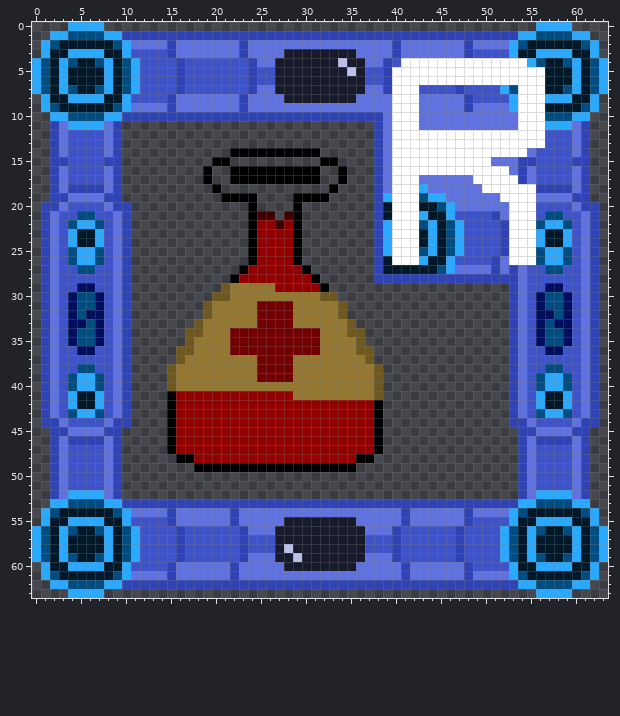
Pixel-art sprite, stored at Assets/Art/UI/HealthPot.png. Above: the version before the commit.
The file is 64x64 pixels.
Once edited:
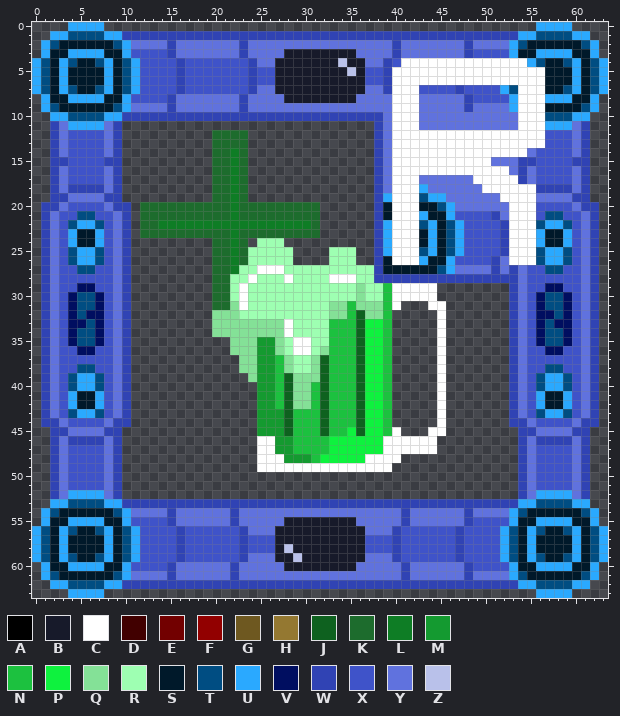
Palette (. is transparent): A #000000  B #171a2a  C #ffffff  D #410000  E #720000  F #920000  G #6e5820  H #947831  J #0e611f  K #1d6c2d  L #0e7d25  M #149a30  N #1cc13f  P #0ef23e  Q #84e197  R #9effb2  S #00192a  T #004d82  U #2aa9ff  V #000e60  W #3043b4  X #3f53c9  Y #6072de  Z #b9c1ea
What changed:
Changed rows in their new state; - is an unchanged pixel.
first column x 12:
12 --------KKKK----------------------
13 --------KKKK----------------------
14 --------KKLK........--------------
15 --------KKLK--------..------------
16 -------.KKLK........--.-----------
17 -------.KKLK........--.-----------
18 --------KKLK---------.------------
19 --------KKLK.----....-------------
20 KKKKKKKKKKLKKKKKKKKK--------------
21 KKKKKKKKKKLKKKKKKKKK--------------
22 KKLLLLLLLLLLLLLLLLLK--------------
23 KKKKKKKKKKLKKKKKKKKK--------------
24 --------KKLK.RRR..----------------
25 --------KKLKRRRRR.---RRR----------
26 --------KKLKRRRRR.---RRR----------
27 --------KKLRRCCCRRRRRRRRRR--------
28 --------KKRRCRRRCRRRRCCCRR--------
29 --------KKRCRRRRRRRRRRRRQRRNCCCCC-
30 --------KKRCRRRRRRRRRRRRQRRNCCCCC-
31 -------.KKQCRRRRRRRRRQQNQQQNC---CC
32 -------.QQQRRRRRRRRRRQQNJQQN-----C
33 ------..QQQQQQQQCRRRRNNNJPPN-----C
34 -----...QQQQQQQQCRRRRNNNJPPN-----C
35 -----.....QQQMMQRCCRRNNNJPPN-----C
36 ----......QQQMMQRCCRQNNNJPPN-----C
37 ----.......QQMMNQRRQJNNNJPPN-----C
38 ---........QQMMNQRRQJNNNJPPN-----C
39 ---.........QMMNJQQQJNNNJPPN-----C
40 ---..........MMNJQQNJNNNJPPN-----C
41 ---..........MMNJQQNJNNNJPPN-----C
42 ---..........MMNJQQNJNNNJPPN-----C
43 ---..........MMMJNNNJNNNJPPN-----C
44 ---..........MMMJNNNJNNNJPPN-----C
45 ---..........MMMJNNNJNNPJPPNC---CC
46 ---..........CCMMNNNNPPPPPPCCCCCC-
47 ---..........CCMMNNNNPPPPPPCCCCCC-
48 ----.........CCCMMMNPPPPPCCCC-----
49 ------.......CCCCCCCCCCCCCCC------
Pixel boxes of the changes (left, top, right, bottom) in both pictures:
changed: (140, 130, 446, 472)
